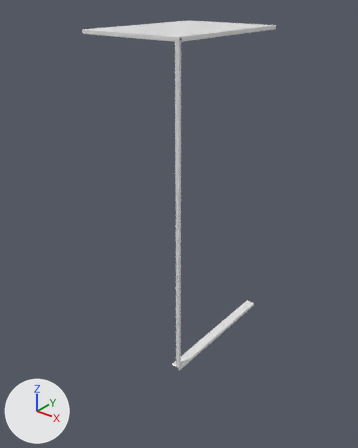
One commit to the glTF model Drawings/3d/OTHERS-000000.glb: the scene before it, then after it.
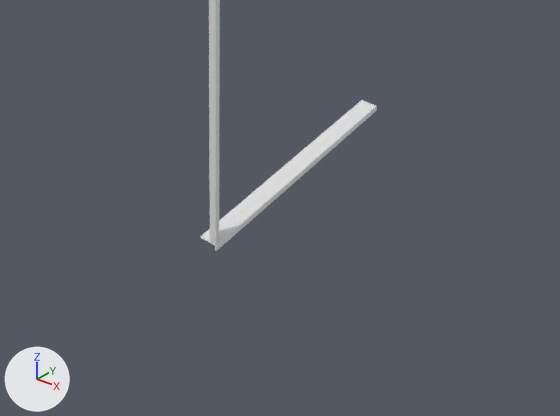
The first picture shows the older version from a 50 mm lens placed at (2132.0, -2745.0, -1618.0), pointed at (143.0, -259.0, -3160.0). The close-ups show the older and then the newer version on the part from 22% to 95% of the width and 57% to 100% of the height of that picture. Only the edits that show in the close-ups are written down. Every picture has the same lights, and +X, +Y and +Z are marked at lower left. Where no turn or scale is listed for an object, it has been applied to the vertices.

Names of what the first close-up shows: 'BTHLNO-140000_v2__Body1', 'CVH322-NL6089_v1__Body1'.
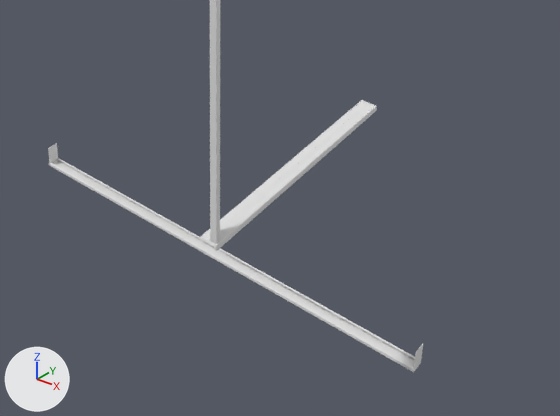
Where the change shows, as pixel boxes [x1, y1, x2, y2] in the close-ups (560 x 416 px):
'FT0000-190055_v1__Body1', added: after [48, 143, 423, 372]

What changed in the scene script:
```text
Add me_ft0000_190055_v1__body1:
    me_ft0000_190055_v1__body1.from_pydata(...)  # 2272 vertices, 4556 faces; spans x -950.0..950.0, y -123.0..-68.0, z -4721.0..-4621.0
Add ob_ft0000_190055_v1__body1:
    ob_ft0000_190055_v1__body1 = bpy.data.objects.new('FT0000-190055_v1__Body1', me_ft0000_190055_v1__body1)
    ob_ft0000_190055_v1__body1.location = (0.0, 0.0, 0.0)
```
